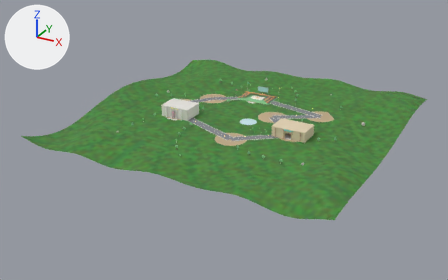
An edit to the glTF model apps/web/public/models/station.glb, drawn before and after from the same camera.
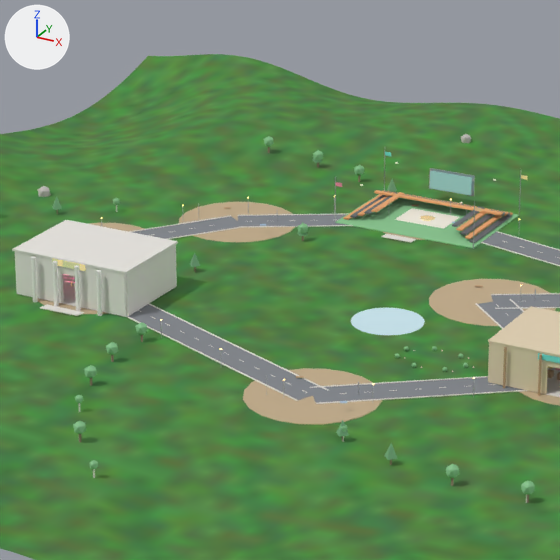
Each version is shown whole from a 50 mm lens placed at (193.2, -378.9, 167.7), pointed at (-8.0, -13.1, -15.2), then close up on the part from 35% to 64% of the width and 17% to 63% of the height. Arrows for +X, +Y and +Z are at upper left; the lights stay in place. The older version's two pictures come first. Where no turn or scale is listed for an object, it has been applied to the vertices.

The first close-up shows 'forge.pad', 'market.jamb.L', 'market.roof', 'oracle.pad', 'road.asphalt.5', 'road.asphalt.6', 'stadium.field', 'terrain.grass', 'vault.jamb.R', 'vault.roof', 'vault.wall.e', 'war.pad' and 83 more.
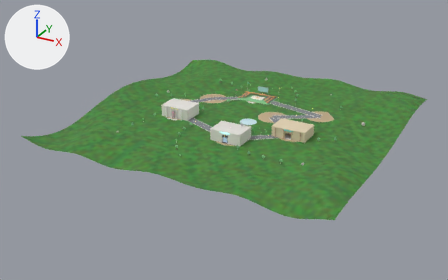
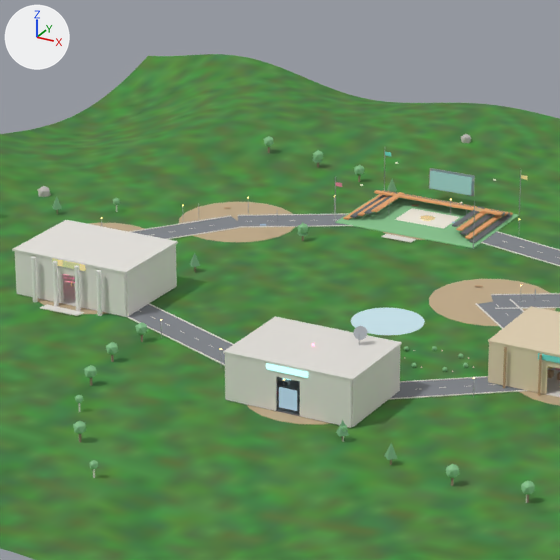
Patch to the scene script:
```diff
--- a/apps/web/public/models/station.glb.py
+++ b/apps/web/public/models/station.glb.py
@@ ob_war_dish @@
+ob_war_dish = bpy.data.objects.new('war.dish', me_cylinder_184)  # 32 vertices, 60 faces; spans x -1.03..1.03, y -0.66..0.66, z -1.0..1.0; in mat_iron (grey #afb4b9)
+ob_war_dish.location = (18.0, -35.6, 10.3)
@@ ob_war_desk_0 @@
+ob_war_desk_0 = bpy.data.objects.new('war.desk.0', me_cube_265)  # a box spanning x -0.9..0.9, y -0.4..0.4, z -0.35..0.35; in mat_trim (grey #71767c)
+ob_war_desk_0.location = (6.0, -38.5, 0.6)
@@ ob_war_glass_1 @@
+ob_war_glass_1 = bpy.data.objects.new('war.glass.1', me_cube_262)  # a box spanning x -1.6..1.6, y -0.04..0.04, z -1.7..1.7; in mat_glass (blue #7797ad, glowing greyish blue #899baa)
+ob_war_glass_1.location = (12.0, -48.0, 2.6)
@@ ob_war_sign @@
+ob_war_sign = bpy.data.objects.new('war.sign', me_cube_260)  # a box spanning x -3.6..3.6, y -0.08..0.08, z -0.45..0.45; in mat_cyan (cyan #4b7d83, glowing cyan #bafff8)
+ob_war_sign.location = (12.0, -48.3, 7.4)
@@ ob_war_roof @@
+ob_war_roof = bpy.data.objects.new('war.roof', me_cube_259)  # a box spanning x -11.3..11.3, y -8.3..8.3, z -0.1..0.1; in mat_concrete (white #e6e3dd)
+ob_war_roof.location = (12.0, -40.0, 8.2)
@@ ob_war_lintel @@
+ob_war_lintel = bpy.data.objects.new('war.lintel', me_cube_258)  # a box spanning x -2.1..2.1, y -0.2..0.2, z -1.1..1.1; in mat_concrete (white #e6e3dd)
+ob_war_lintel.location = (12.0, -48.0, 7.1)
@@ ob_war_jamb_r @@
+ob_war_jamb_r = bpy.data.objects.new('war.jamb.R', me_cube_257)  # a box spanning x -4.45..4.45, y -0.2..0.2, z -4.0..4.0; in mat_concrete (white #e6e3dd)
+ob_war_jamb_r.location = (18.5, -48.0, 4.2)
@@ ob_war_jamb_l @@
+ob_war_jamb_l = bpy.data.objects.new('war.jamb.L', me_cube_257.copy())
+ob_war_jamb_l.location = (5.4, -48.0, 4.2)
@@ ob_war_wall_w @@
+ob_war_wall_w = bpy.data.objects.new('war.wall.w', me_cube_255)  # a box spanning x -0.2..0.2, y -8.0..8.0, z -4.0..4.0; in mat_concrete (white #e6e3dd)
+ob_war_wall_w.location = (1.0, -40.0, 4.2)
@@ ob_war_wall_e @@
+ob_war_wall_e = bpy.data.objects.new('war.wall.e', me_cube_255.copy())
+ob_war_wall_e.location = (23.0, -40.0, 4.2)
@@ ob_war_floor @@
+ob_war_floor = bpy.data.objects.new('war.floor', me_cube_252)  # a box spanning x -11.0..11.0, y -8.0..8.0, z -0.1..0.1; in mat_trim (grey #71767c)
+ob_war_floor.location = (12.0, -40.0, 0.2)
```

Changed parts and their boxes (x1, y1, x2, y2) in the close-ups (560 x 560 px):
'war.roof', added: after (223, 316, 402, 381)
'war.jamb.R', added: after (300, 370, 352, 428)
'war.jamb.L', added: after (225, 354, 277, 411)
'war.wall.e', added: after (352, 346, 400, 427)
'war.glass.1', added: after (279, 387, 297, 411)
'war.floor', added: after (228, 377, 352, 428)
'war.sign', added: after (266, 363, 308, 378)
'war.lintel', added: after (276, 364, 300, 382)
'war.dish', added: after (353, 326, 367, 340)
'war.desk.0', added: after (278, 378, 290, 386)
'war.pad', unchanged, covered by the edit: before (243, 368, 382, 425); after (247, 405, 331, 425)
